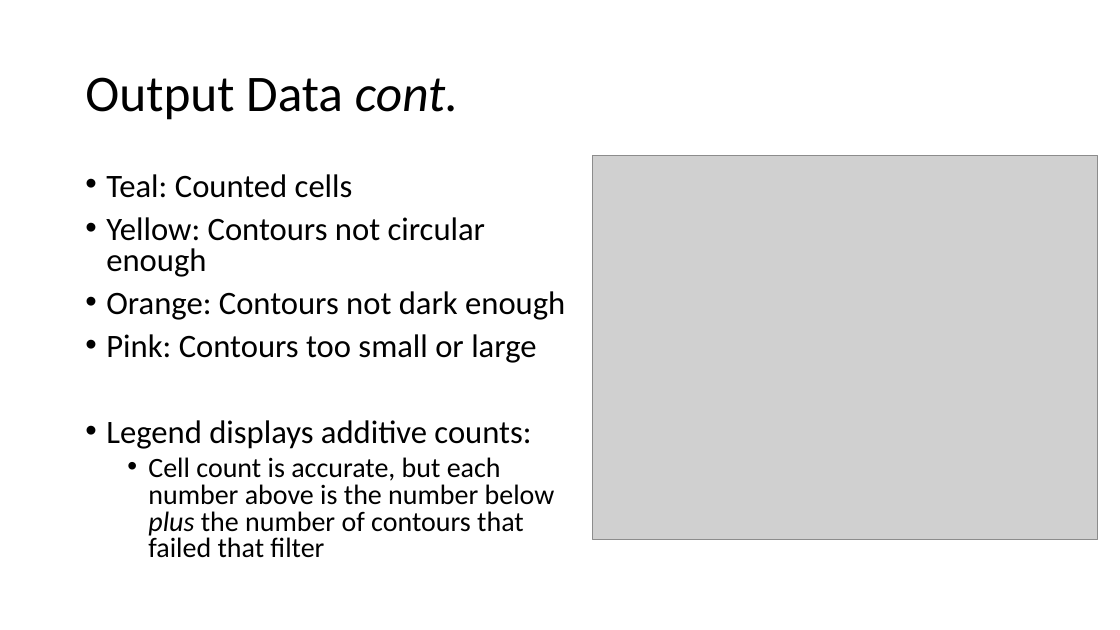
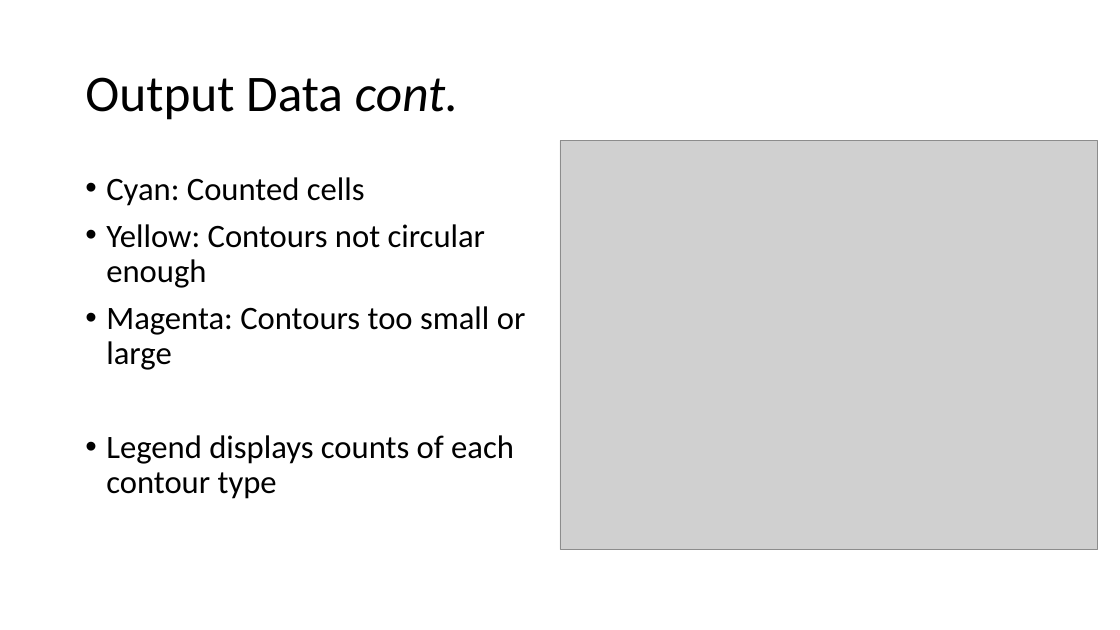
Before and after one commit to aneeshbal/SimpylCellCounter, a slide deck: slide 10 of Tutorials/scc2.0Protocols.pptx (slide 9 before the commit). Drawn at 1120x630 pixels with LibreOffice and Linux fonts; fonts in the diff are those of the drawing; grey boxes stand for pictures. Boxes give left, top, right and bottom in pixels: in the first picture for what was removed or moved away, otherwise in the second. Text is boxed around its words. In the diff, an @@ line names an element or a change of style, - is before the commit and + after.

```diff
--- a/Tutorials/scc2.0Protocols.pptx
+++ b/Tutorials/scc2.0Protocols.pptx
@@ picture: place and size @@
-picture at <box>592,155,1098,540</box>
+picture at <box>560,140,1098,549</box>
@@ text at <box>106,177,365,206</box>: text changed @@
-• Teal: Counted cells
+• Cyan: Counted cells
@@ text at <box>106,224,486,288</box>: line spacing 0.8 to 0.9 @@
@@ text at <box>106,306,526,499</box>: text changed; size 24 to 28 pt @@
-• Orange: Contours not dark enough
-• Pink: Contours too small or large
-• Legend displays additive counts:
-  • Cell count is accurate, but each number above is the number below plus the number of contours that failed that filter
+• Magenta: Contours too small or large
+• Legend displays counts of each contour type
```
Also in this commit, not shown: 7 other slides changed, 2 slides added, 1 slide removed, 1 other file.
